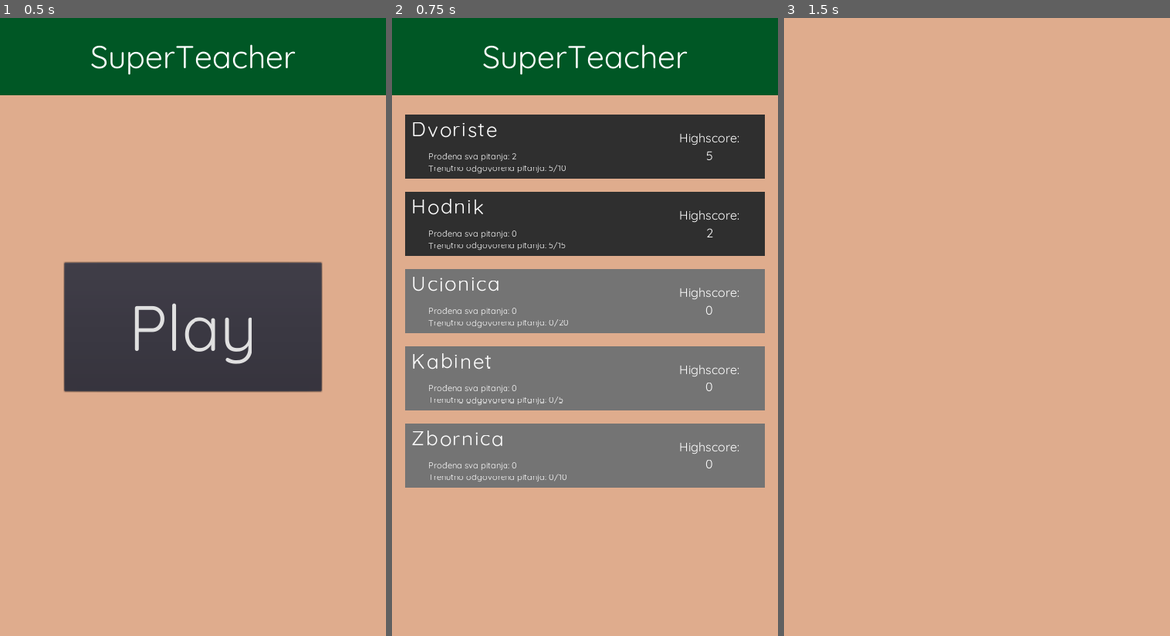
Above: before the commit, frames 1-3 (left to right).
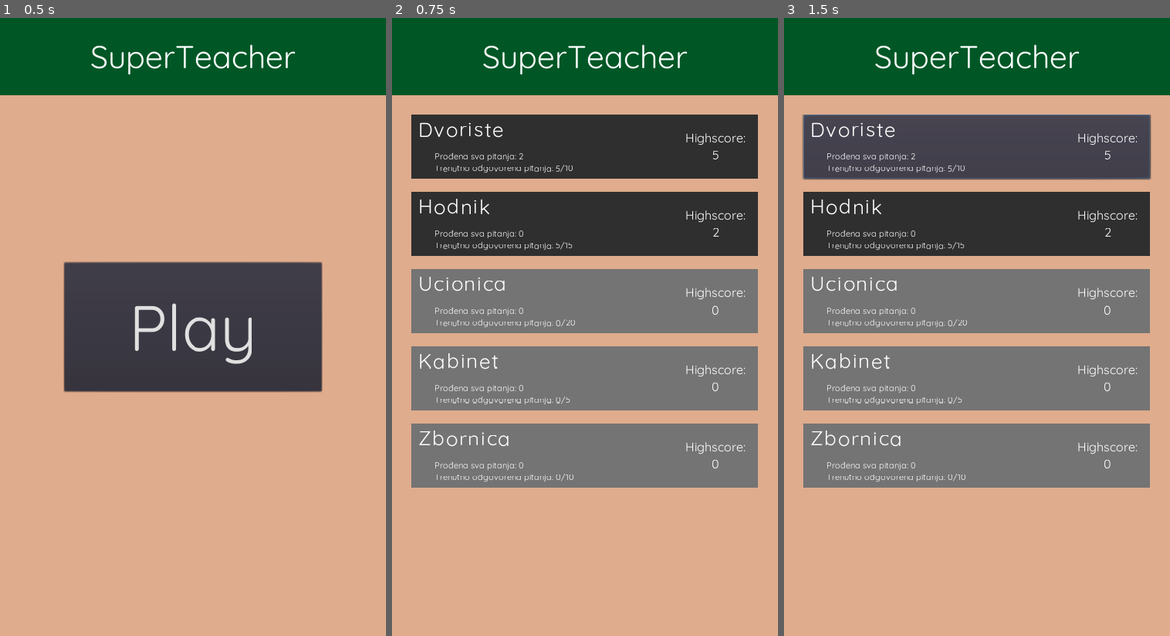
Above: after the commit, the same moments.

Repository: amalija-ramljak/superteacher
Game: Godot game, scene res://scenes/Entry.tscn
Two runs of this game, one before a commit and one after it. Both use one fixed random seed, a clock stepped at 60 frames per second and the inputs below.
Inputs (mouse positions are in pixels of both pictures, inside the frame that each line leads up to):
- Up to frame 1 (0.5 s): no input
- Up to frame 2 (0.75 s): click "Play" at 0.5 s
- Up to frame 3 (1.5 s): click (977, 147) at 1.27 s

Frame 1 is identical in both runs. In frame 2, 4.9% of the frame differs, in the area x 3-97%, y 15-76%; in frame 3, 59%, in the area x 0-100%, y 0-76%.

Commit message:
exchanged hardcoded list position gen for container

Diff:
--- a/Main.gd
+++ b/Main.gd
@@ -1,25 +1,9 @@
 extends Control
 
-export (PackedScene) var LevelSelector
-var level_scene
 
 # prepare level list, all user data...
 func _ready():
-	var levels = self.load("res://leveldata/level_list.json")
-	levels = JSON.parse(levels).result
-	print(levels)
-	var i = 0
-	for level in levels.list:
-		var level_selector = LevelSelector.instance()
-		add_child(level_selector)
-		level_selector.set_name(level)
-		level_selector.set_highscore(levels[level].highscore)
-		level_selector.set_progress(levels[level].full_runs, levels[level].current, levels[level].total)
-		level_selector.rect_position.y += i * 120
-		level_selector.connect("button_up", self, "on_level_selected", [level_selector.level_name])
-		if (!levels.playable.has(level)):
-			level_selector.disabled = true
-		i += 1
+	pass
 
 func load(path):
 	var file = File.new()
@@ -30,6 +14,6 @@
 
 func on_level_selected(level_name):
 	var path = "res://leveldata/scenes/%s.tscn" % level_name
-	self.level_scene = load(path)
+	var level_scene = load(path)
 	print(level_name)
 	get_tree().change_scene_to(level_scene)
--- a/scenes/Main.tscn
+++ b/scenes/Main.tscn
@@ -1,16 +1,40 @@
-[gd_scene load_steps=4 format=2]
+[gd_scene load_steps=5 format=2]
 
-[ext_resource path="res://scenes/components/LevelSelector.tscn" type="PackedScene" id=1]
+[ext_resource path="res://scenes/VBoxContainer.gd" type="Script" id=1]
 [ext_resource path="res://Main.gd" type="Script" id=2]
 [ext_resource path="res://scenes/components/GameTitle.tscn" type="PackedScene" id=3]
+[ext_resource path="res://scenes/components/LevelSelector.tscn" type="PackedScene" id=4]
 
 [node name="Control" type="Control"]
 anchor_right = 1.0
 anchor_bottom = 1.0
+size_flags_horizontal = 3
+size_flags_vertical = 3
 script = ExtResource( 2 )
 __meta__ = {
 "_edit_use_anchors_": false
 }
-LevelSelector = ExtResource( 1 )
 
 [node name="GameTitle" parent="." instance=ExtResource( 3 )]
+
+[node name="ScrollContainer" type="ScrollContainer" parent="."]
+margin_top = 150.0
+margin_right = 600.0
+margin_bottom = 960.0
+grow_horizontal = 2
+grow_vertical = 2
+size_flags_horizontal = 3
+size_flags_vertical = 3
+scroll_horizontal_enabled = false
+__meta__ = {
+"_edit_use_anchors_": false
+}
+
+[node name="VBoxContainer" type="VBoxContainer" parent="ScrollContainer"]
+margin_right = 600.0
+margin_bottom = 810.0
+size_flags_horizontal = 3
+size_flags_vertical = 3
+custom_constants/separation = 120
+script = ExtResource( 1 )
+LevelSelector = ExtResource( 4 )
--- /dev/null
+++ b/scenes/VBoxContainer.gd
@@ -0,0 +1,28 @@
+extends VBoxContainer
+
+
+export (PackedScene) var LevelSelector
+
+func _ready():
+	var levels = self.load("res://leveldata/level_list.json")
+	levels = JSON.parse(levels).result
+	print(levels)
+	var i = 0
+	for level in levels.list:
+		var level_selector = LevelSelector.instance()
+		add_child(level_selector)
+		level_selector.set_name(level)
+		level_selector.set_highscore(levels[level].highscore)
+		level_selector.set_progress(levels[level].full_runs, levels[level].current, levels[level].total)
+		#level_selector.rect_position.y += i * 120
+		level_selector.connect("button_up", self.get_parent(), "on_level_selected", [level_selector.level_name])
+		if (!levels.playable.has(level)):
+			level_selector.disable()
+		i += 1
+
+func load(path):
+	var file = File.new()
+	file.open(path, File.READ)
+	var content = file.get_as_text()
+	file.close()
+	return content
--- a/scenes/components/LevelSelector.gd
+++ b/scenes/components/LevelSelector.gd
@@ -1,4 +1,4 @@
-extends Button
+extends Control
 
 var level_name
 # Called when the node enters the scene tree for the first time.
@@ -6,12 +6,16 @@
 	pass # Replace with function body.
 
 func set_name(var name):
-	$LevelSelectorContainer/LevelInfoContainer/LevelNameLabel.text = " %s" % name
+	$LevelSelectorButton/LevelSelectorContainer/LevelInfoContainer/LevelNameLabel.text = " %s" % name
 	self.level_name = name
 
 func set_progress(var full_runs, var current, var total):
 	var progress_text = "          Prođena sva pitanja: %s\n          Trenutno odgovorena pitanja: %s/%s"
-	$LevelSelectorContainer/LevelInfoContainer/LevelProgressLabel.text = progress_text % [full_runs, current, total]
+	$LevelSelectorButton/LevelSelectorContainer/LevelInfoContainer/LevelProgressLabel.text = progress_text % [full_runs, current, total]
 
 func set_highscore(var score):
-	$LevelSelectorContainer/HighScoreLabel.text = "Highscore:\n%s" % score
+	$LevelSelectorButton/LevelSelectorContainer/HighScoreLabel.text = "Highscore:\n%s" % score
+
+func disable():
+	var button = self.get_child(0)
+	button.disabled = true
--- a/scenes/components/LevelSelector.tscn
+++ b/scenes/components/LevelSelector.tscn
@@ -22,23 +22,31 @@
 size = 20
 font_data = ExtResource( 1 )
 
-[node name="LevelSelectorButton" type="Button"]
-anchor_right = 1.0
-margin_left = 20.0
-margin_top = 150.0
-margin_right = -20.0
-margin_bottom = 250.0
-rect_scale = Vector2( 0.99872, 1 )
-custom_styles/disabled = SubResource( 1 )
-custom_styles/normal = SubResource( 2 )
+[node name="Control" type="Control"]
+margin_right = 84.0
+margin_bottom = 141.0
+size_flags_horizontal = 2
 script = ExtResource( 2 )
 __meta__ = {
 "_edit_use_anchors_": false
 }
 
-[node name="LevelSelectorContainer" type="GridContainer" parent="."]
-margin_right = 559.0
-margin_bottom = 99.0
+[node name="LevelSelectorButton" type="Button" parent="."]
+margin_left = 30.0
+margin_right = 570.0
+margin_bottom = 100.0
+rect_scale = Vector2( 0.99872, 1 )
+size_flags_horizontal = 15
+custom_styles/disabled = SubResource( 1 )
+custom_styles/normal = SubResource( 2 )
+__meta__ = {
+"_edit_group_": true,
+"_edit_use_anchors_": false
+}
+
+[node name="LevelSelectorContainer" type="GridContainer" parent="LevelSelectorButton"]
+margin_right = 560.0
+margin_bottom = 100.0
 grow_horizontal = 2
 grow_vertical = 0
 columns = 2
@@ -46,11 +54,11 @@
 "_edit_use_anchors_": false
 }
 
-[node name="LevelInfoContainer" type="GridContainer" parent="LevelSelectorContainer"]
+[node name="LevelInfoContainer" type="GridContainer" parent="LevelSelectorButton/LevelSelectorContainer"]
 margin_right = 420.0
 margin_bottom = 99.0
 
-[node name="LevelNameLabel" type="Label" parent="LevelSelectorContainer/LevelInfoContainer"]
+[node name="LevelNameLabel" type="Label" parent="LevelSelectorButton/LevelSelectorContainer/LevelInfoContainer"]
 margin_right = 420.0
 margin_bottom = 45.0
 rect_min_size = Vector2( 420, 45 )
@@ -58,7 +66,7 @@
 text = "  Level"
 valign = 1
 
-[node name="LevelProgressLabel" type="Label" parent="LevelSelectorContainer/LevelInfoContainer"]
+[node name="LevelProgressLabel" type="Label" parent="LevelSelectorButton/LevelSelectorContainer/LevelInfoContainer"]
 margin_top = 49.0
 margin_right = 420.0
 margin_bottom = 99.0
@@ -68,7 +76,7 @@
           Trenutno odgovorena pitanja: 0/0"
 valign = 1
 
-[node name="HighScoreLabel" type="Label" parent="LevelSelectorContainer"]
+[node name="HighScoreLabel" type="Label" parent="LevelSelectorButton/LevelSelectorContainer"]
 margin_left = 424.0
 margin_right = 524.0
 margin_bottom = 99.0
